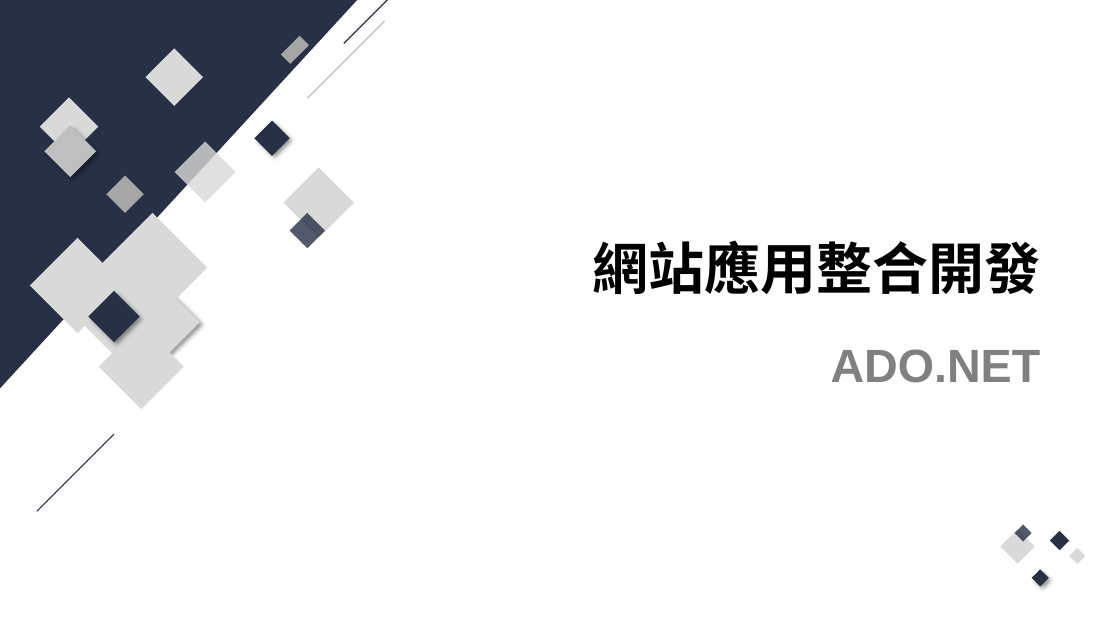
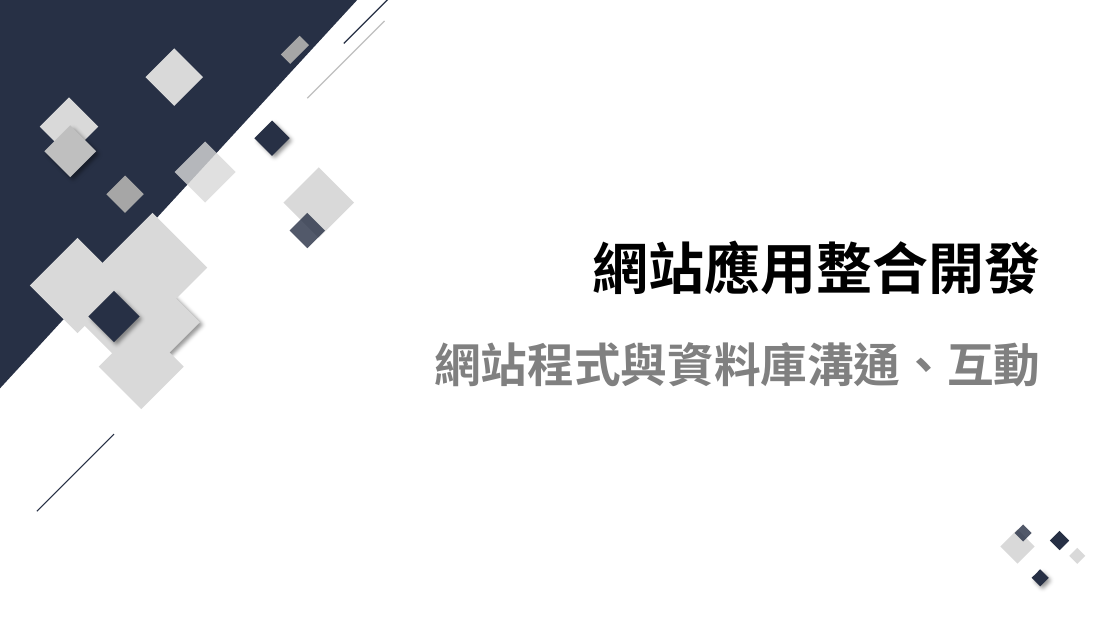
Before and after one commit to Q81JIAXIONG/-, a slide deck: slide 1 of 投影片/3..pptx. Drawn at 1120x630 pixels with LibreOffice and Linux fonts; fonts in the diff are those of the drawing. Boxes give left, top, right and bottom in pixels: in the first picture for what was removed or moved away, otherwise in the second. Text is boxed around its words. In the diff, an @@ line names an element or a change of style, - is before the commit and + after.

```diff
--- a/投影片/3..pptx
+++ b/投影片/3..pptx
@@ subtitle at (434,342,1040,386): text changed @@
-ADO.NET
+網站程式與資料庫溝通、互動
```
Also in this commit, not shown: 3 other slides changed, 25 slides added, 2 slides removed, 12 other files.
